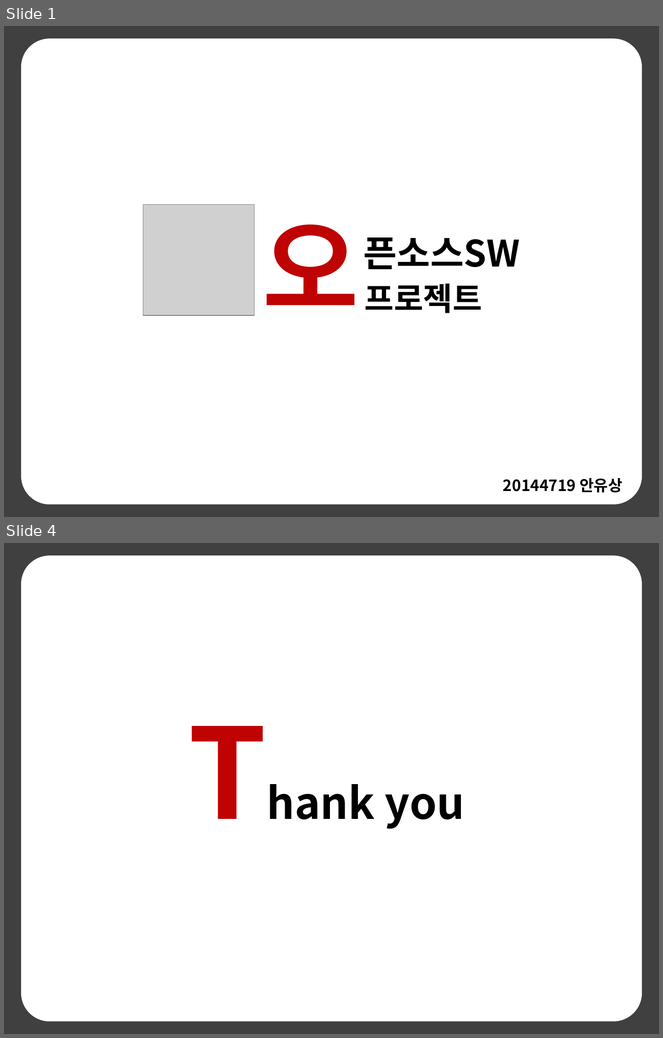
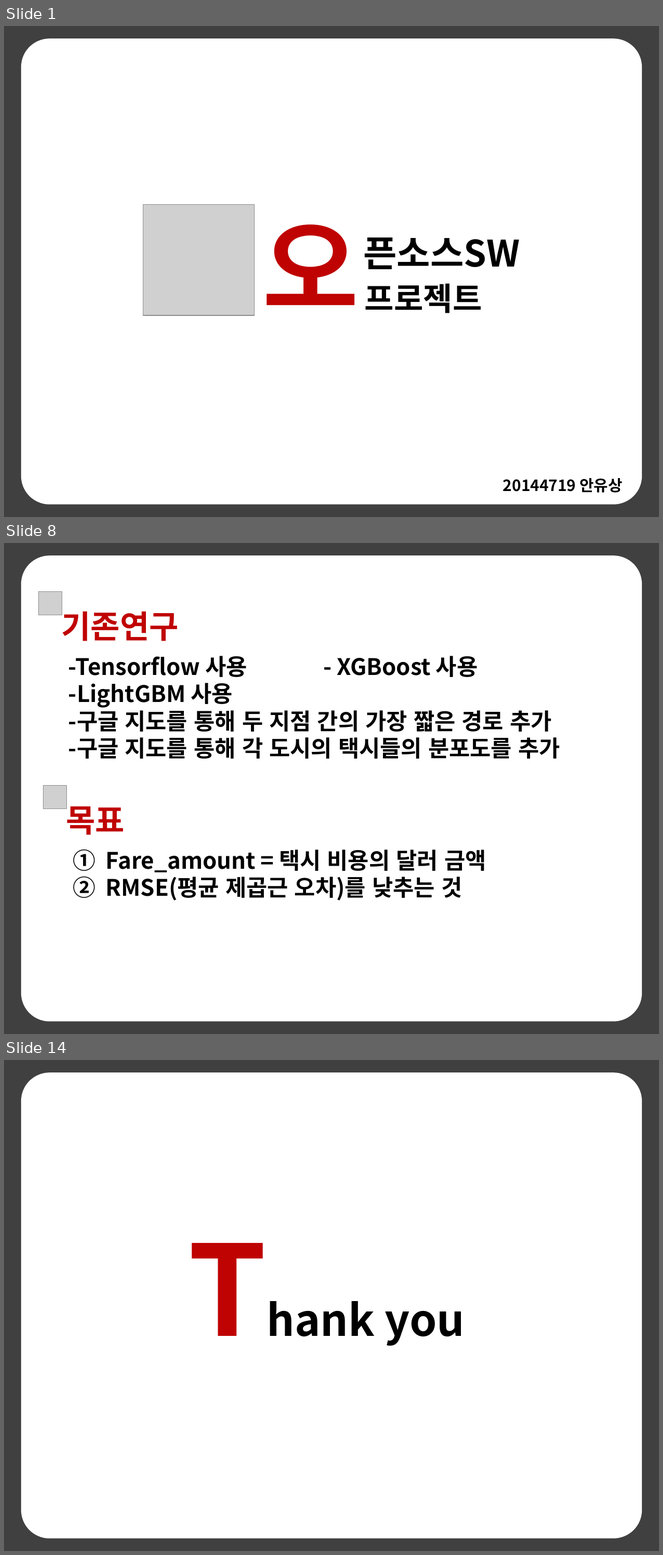
Before and after one commit to anys123/20144719, a slide deck: 20144719안유상(발표자료).pptx. Shown one above the other, each under a label of ours: slides 1 and 4 before the commit, slides 1, 8 and 14 after it; the slides between them are not shown. The pictures are 663x1038 and 663x1555 pixels, drawn with LibreOffice and Linux fonts; fonts in the diff are those of the drawing; grey boxes stand for pictures. Boxes give left, top, right and bottom in pixels: in the first picture for what was removed or moved away, otherwise in the second. Text is boxed around its words. In the diff, an @@ line names an element or a change of style, - is before the commit and + after.

```diff
--- a/20144719안유상(발표자료).pptx
+++ b/20144719안유상(발표자료).pptx
@@ slide 8 added at [4, 543, 659, 1034], background #404040 @@
@@ rounded rectangle added at [22, 557, 642, 1021], fill #FFFFFF, outline #FFFFFF 2 pt @@
@@ picture added at [39, 591, 62, 615] @@
@@ text added at [62, 605, 179, 641], 35 pt, text #BF0302, bold @@
+기존연구
@@ text added at [68, 656, 560, 759], 25 pt, text #000000, bold @@
+-Tensorflow 사용 - XGBoost 사용
+-LightGBM 사용
+-구글 지도를 통해 두 지점 간의 가장 짧은 경로 추가
+-구글 지도를 통해 각 도시의 택시들의 분포도를 추가
@@ picture added at [44, 785, 67, 809] @@
@@ text added at [66, 800, 125, 835], 35 pt, text #BF0302, bold @@
+목표
@@ text added at [106, 850, 486, 901], 25 pt, text #000000, bold @@
+1. Fare_amount = 택시 비용의 달러 금액
+2. RMSE(평균 제곱근 오차)를 낮추는 것
@@ what was slide 4 is now slide 14 @@
```
Also in this commit, not shown: 1 slide changed, 10 other slides added, 1 slide removed, 3 other files.
